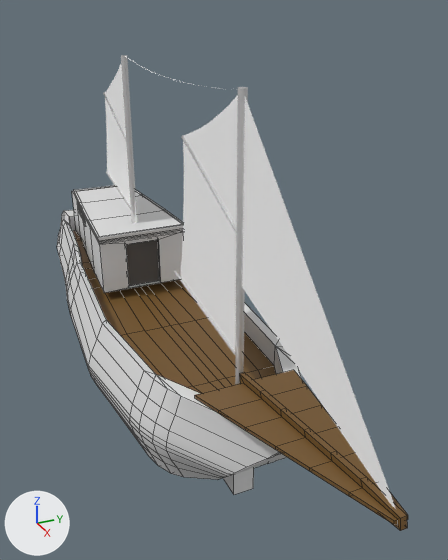
Two versions of the FBX model Assets/3D Objects/BULUKUMBA.fbx, one commit apart.
One viewpoint serves both versions: a 50 mm lens placed at (3.55, -1.22, 2.29), pointed at (0.28, 0.25, 0.66). The axes (+X, +Y, +Z) are drawn at lower left. The lights are the same throughout. Mesh edges are drawn as thin lines on the coarser meshes. Where no turn or scale is listed for an object, it has been applied to the vertices.

Script lines for the objects in view, before the commit:
```python
mat_material_001 = principled_material('Material.001')
mat_material_001.base_color = (0.74, 0.74, 0.74)  # light grey #dfdfdf
mat_material_003 = principled_material('Material.003')
mat_material_003.base_color = (0.178, 0.0924, 0.0232)  # brown #75562a
me_cube_001 = bpy.data.meshes.new('Cube.001')
me_cube_001.from_pydata(...)  # 700 vertices, 669 faces; spans x -2.17..2.35, y -0.61..0.6, z -1.09..-0.08
# faces by material slot: [511, 154, 4]
me_cube_001.materials.append(mat_material_001)  # light grey #dfdfdf
me_cube_001.materials.append(mat_material_003)  # brown #75562a
me_cube_001.materials.append(mat_material_004)  # dark grey #5f5f5f
# before: 23 (0.0, -0.49, -0.44) at pixel (102, 323), 508 (-0.07, -0.45, -0.46) at pixel (106, 319)
me_cylinder = bpy.data.meshes.new('Cylinder')
me_cylinder.from_pydata(...)  # 474 vertices, 224 faces; spans x -0.77..3.13, y -0.02..0.02, z -1.43..0.23
# faces by material slot: [20, 204]
me_cylinder.materials.append(mat_material_002)  # white #ffffff
me_cylinder.materials.append(mat_material_005)  # white #e7e7e7
ob_cube = bpy.data.objects.new('Cube', me_cube_001)
ob_cube.location = (0.0, 0.0, 0.816)
ob_cylinder = bpy.data.objects.new('Cylinder', me_cylinder)
ob_cylinder.location = (-0.826, -0.002, 1.707)
```
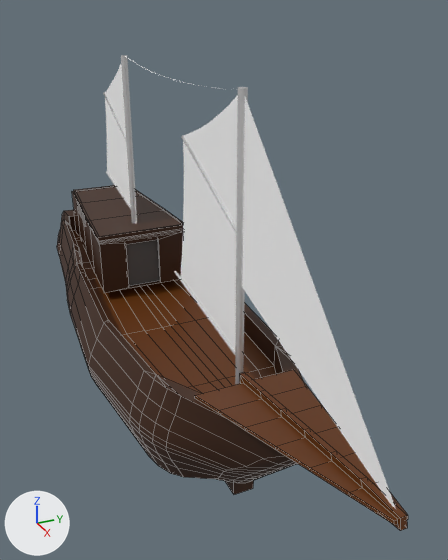
The newer file is also rescaled (x4.338), turned or shifted as a whole; pictures and numbers use the older file's frame.

Location of each change, [x1, y1, x2, y2] in pixels of the pictures (448 x 560 px; the box of a moved part takes in the faces that stretch with it):
'Cube', recoloured, reshaped: [57, 185, 408, 531] in both
part 1 of me_cube_001, built on: before [157, 347, 302, 480]; after [157, 347, 304, 483]
part 2 of me_cube_001, moved or reshaped: [78, 272, 155, 387] in both

Edits to the bpy script that builds the scene:
```text
Change mat_material_001:
    mat_material_001.base_color: (0.74, 0.74, 0.74) -> (0.047, 0.0143, 0.00318)  # light grey #dfdfdf -> brown #3d200a
Change mat_material_003:
    mat_material_003.base_color: (0.178, 0.0924, 0.0232) -> (0.119, 0.0301, 0.0)  # brown #75562a -> brown #613000
Change me_cube_001:
    used by ob_cube; location = (0.0, 0.0, 0.816)
    verts and faces of me_cube_001; kept vertices keep their numbers, new ones are numbered from 700
    remove me_cube_001.from_pydata(...)  # 700 vertices, 669 faces; spans x -2.17..2.35, y -0.61..0.6, z -1.09..-0.08
    add me_cube_001.from_pydata(...)  # 742 vertices, 724 faces; spans x -2.17..2.35, y -0.61..0.6, z -1.09..-0.08
    me_cube_001 part 1
    1 face is deleted
    10 vertices in x 1.09..1.71, y -0.03..0.03, z -0.96..-0.29 move by (0.08, 0.0, 0.0)
    4 vertices in x 1.09..1.71, y -0.08..0.07, z -0.96..-0.29 move by (0.06, 0.0, 0.0)
    4 vertices in x 1.31..1.34, y -0.2..0.19, z -0.74..-0.71 move by (-0.04, 0.0, 0.0)
    4 vertices in x 1.56..1.71, y -0.06..0.05, z -0.47..-0.29 move by (0.07, 0.0, 0.0)
    13 vertices move from x 1.09..1.56, y -0.19..0.19, z -0.96..-0.47 to x 1.12..1.65, y -0.19..0.19, z -0.96..-0.47
    25 vertices are added at x 1.19..1.58, y -0.1..0.1, z -0.89..-0.54
    6 new vertices lie (0.07, 0.0, 0.07) away from vertices in x 1.09, y -0.11..0.06, z -0.96
    11 new vertices lie (0.07, 0.0, 0.07) away from vertices in x 1.19..1.48, y -0.09..0.1, z -0.89..-0.61
    56 new faces join them, mat_material_001 (brown #3d200a)
    me_cube_001 part 2
    add verts[23] = (0.0, -0.48, -0.44)  # moved, pixel (103, 322)
    add verts[508] = (-0.07, -0.43, -0.46)  # moved, pixel (108, 319)
```
